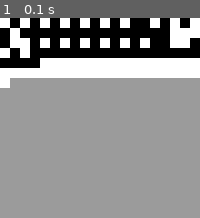
Above: before the commit, frame 1.
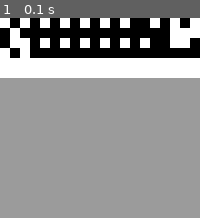
Above: after the commit, the same moment.

Repository: KarolPiasnik/Python-one-file-programs
Game: pygame game, started from binaryImage.py
Same seed, same stepped clock (60 frames per second), same inputs: the game is played once before the commit and once after it.
Inputs:
- Up to frame 1 (0.1 s): no input

The runs differ from the first frame. In frame 1, 1.2% of the frame differs, in the area x 0-20%, y 20-35%.

Commit message:
binaryImage: drawing and reading enclosed in function makeImage

Diff:
--- a/binaryImage.py
+++ b/binaryImage.py
@@ -13,14 +13,15 @@
 white = (255,255,255)
 imageDisplay.fill((155,155,155))
 
-content = open('image.txt', 'r').read()
-count = 0 # needed to calculate where to draw
-for char in content:
-    if char == '1':
-        pygame.draw.rect(imageDisplay,white,(count%(width//size)*size, count//(width//size)*size, size, size))
-    elif char == '0':
-        pygame.draw.rect(imageDisplay,black,(count%(width//size)*size, count//(width//size)*size, size, size))
-    count += 1
+def makeImage():
+    content = open('image.txt', 'r').read()
+    count = 0 # needed to calculate where to draw
+    for char in content:
+        if char == '1':
+            pygame.draw.rect(imageDisplay,white,(count%(width//size)*size, count//(width//size)*size, size, size))
+        elif char == '0':
+            pygame.draw.rect(imageDisplay,black,(count%(width//size)*size, count//(width//size)*size, size, size))
+        count += 1
 
 def introLoop():
     while(True):
@@ -30,5 +31,5 @@
         pygame.display.update()
         clock.tick(10)
 
-
+makeImage()
 introLoop()
--- a/image.txt
+++ b/image.txt
@@ -1 +1 @@
-1010101010101001010101000000000000000111011010101010101001101010000000000000000000001111111111111111111111111111111111111
+101010101010100101010100000000000000011101101010101010100110101000000000000000001111111111111111111111111111111111111111
